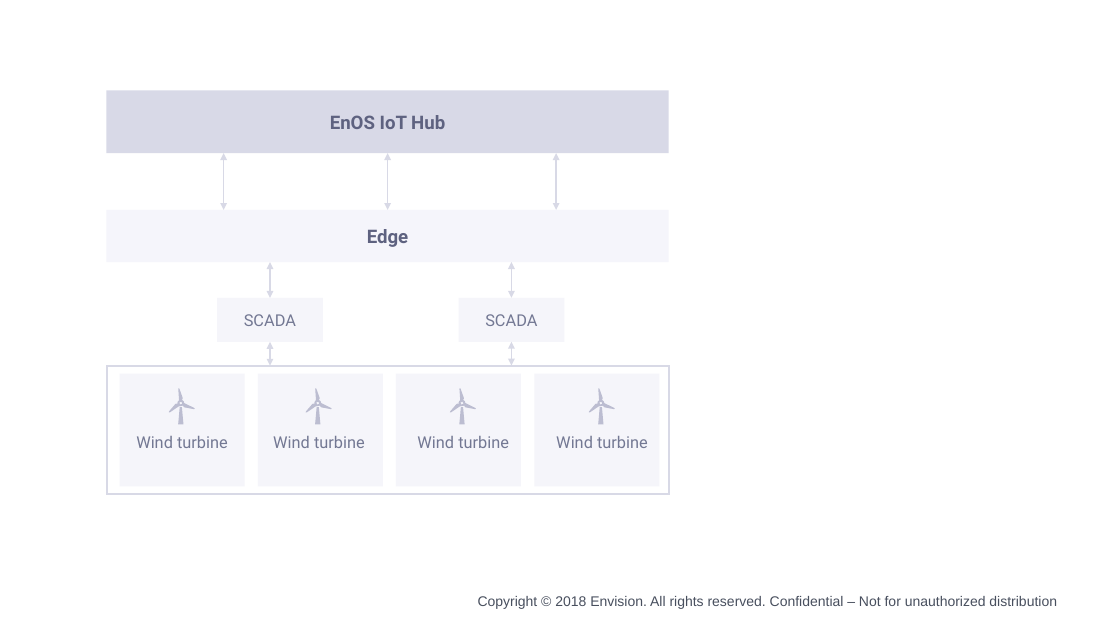
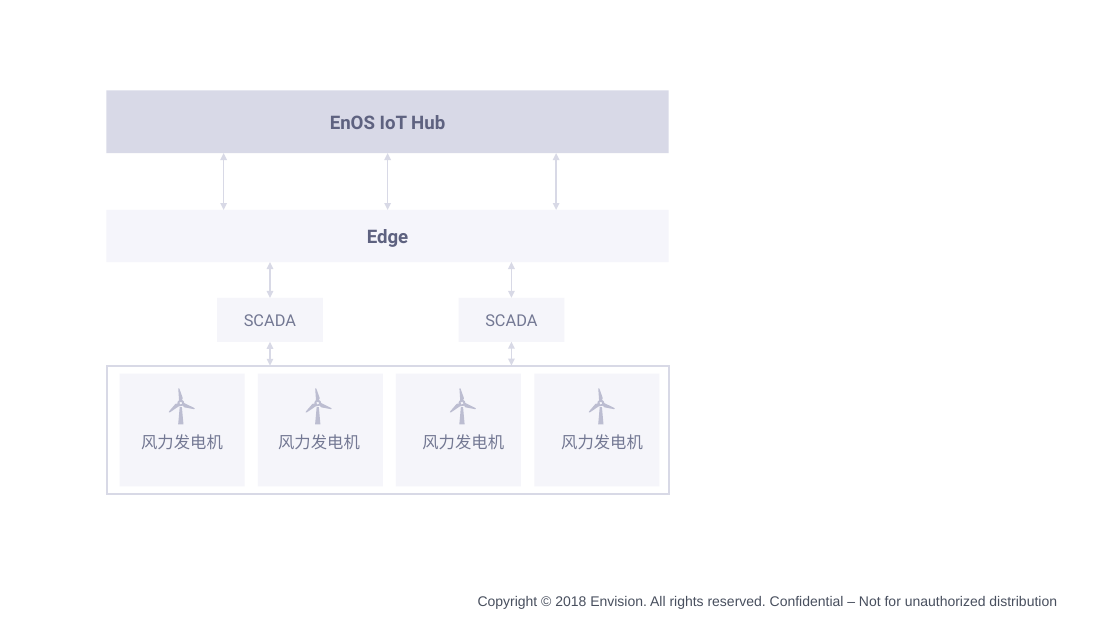
Before and after one commit to kikuchiyo/device_connection_en, a slide deck: slide 10 of media/device.pptx. Drawn at 1120x630 pixels with LibreOffice and Linux fonts; fonts in the diff are those of the drawing; background and template pictures are left out. Boxes give left, top, right and bottom in pixels: in the first picture for what was removed or moved away, otherwise in the second. Text is boxed around its words. In the diff, an @@ line names an element or a change of style, - is before the commit and + after.

```diff
--- a/media/device.pptx
+++ b/media/device.pptx
@@ text at [141,434,223,449]: text changed @@
-Wind turbine
+风力发电机
@@ text at [278,434,360,449]: text changed @@
-Wind turbine
+风力发电机
@@ text at [422,434,504,449]: text changed @@
-Wind turbine
+风力发电机
@@ text at [561,434,643,449]: text changed @@
-Wind turbine
+风力发电机
```
Also in this commit, not shown: 2 other slides changed, 13 other files.
